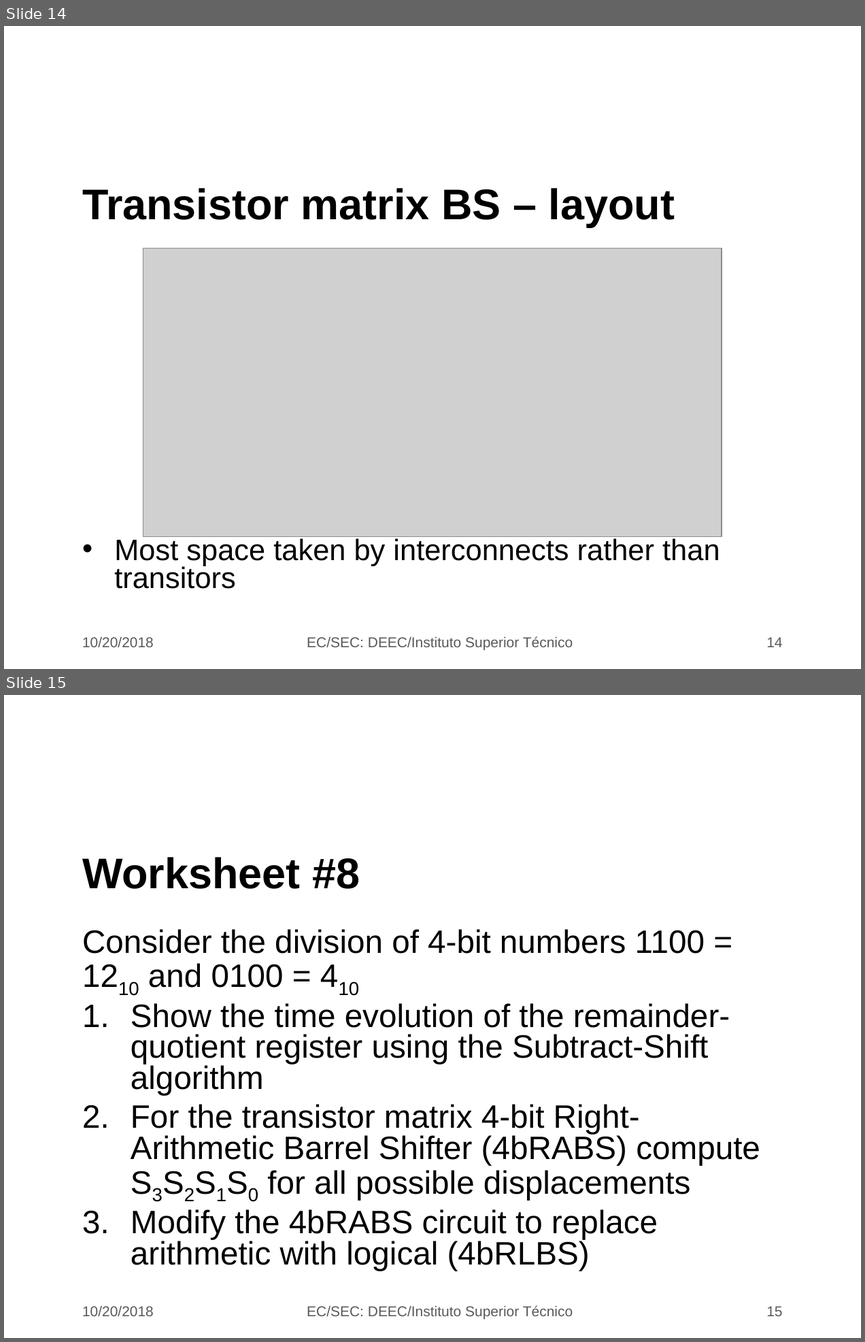
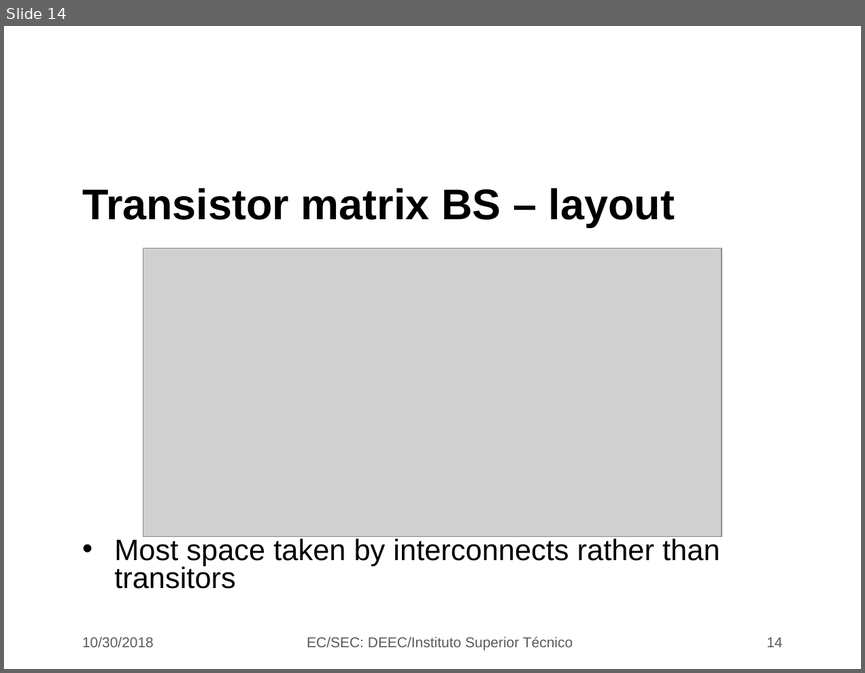
Before and after one commit to jjts/ist-sec, a slide deck: lectures/l13_div_and_shft/l13.odp. Shown one above the other, each under a label of ours: slides 14 and 15 before the commit, slide 14 after it. The pictures are 865x1342 and 865x673 pixels, drawn with LibreOffice and Linux fonts; fonts in the diff are those of the drawing; grey boxes stand for pictures; background and template pictures are left out. Boxes give left, top, right and bottom in pixels: in the first picture for what was removed or moved away, otherwise in the second. Text is boxed around its words. In the diff, an @@ line names an element or a change of style, - is before the commit and + after.

```diff
--- a/lectures/l13_div_and_shft/l13.odp
+++ b/lectures/l13_div_and_shft/l13.odp
@@ slide 15 removed at (x1=4, y1=695, x2=861, y2=1338), background picture (left out) @@
@@ title removed at (x1=82, y1=857, x2=360, y2=889) @@
-Worksheet #8
@@ text removed at (x1=82, y1=929, x2=760, y2=1270) @@
-Consider the division of 4-bit numbers 1100 = 1210 and 0100 = 410
-1. Show the time evolution of the remainder-quotient register using the Subtract-Shift algorithm
-2. For the transistor matrix 4-bit Right-Arithmetic Barrel Shifter (4bRABS) compute S3S2S1S0 for all possible displacements
-3. Modify the 4bRABS circuit to replace arithmetic with logical (4bRLBS)
@@ text removed at (x1=82, y1=1306, x2=154, y2=1316) @@
-10/20/2018
@@ text removed at (x1=307, y1=1305, x2=572, y2=1319) @@
-EC/SEC: DEEC/Instituto Superior Técnico
@@ page number removed at (x1=766, y1=1306, x2=782, y2=1316) @@
-15
@@ slide 14 changed as well @@
@@ text at (x1=82, y1=637, x2=154, y2=647): text changed @@
-10/20/2018
+10/30/2018
```
Also in this commit, not shown: 13 other slides changed, 1 other file.
